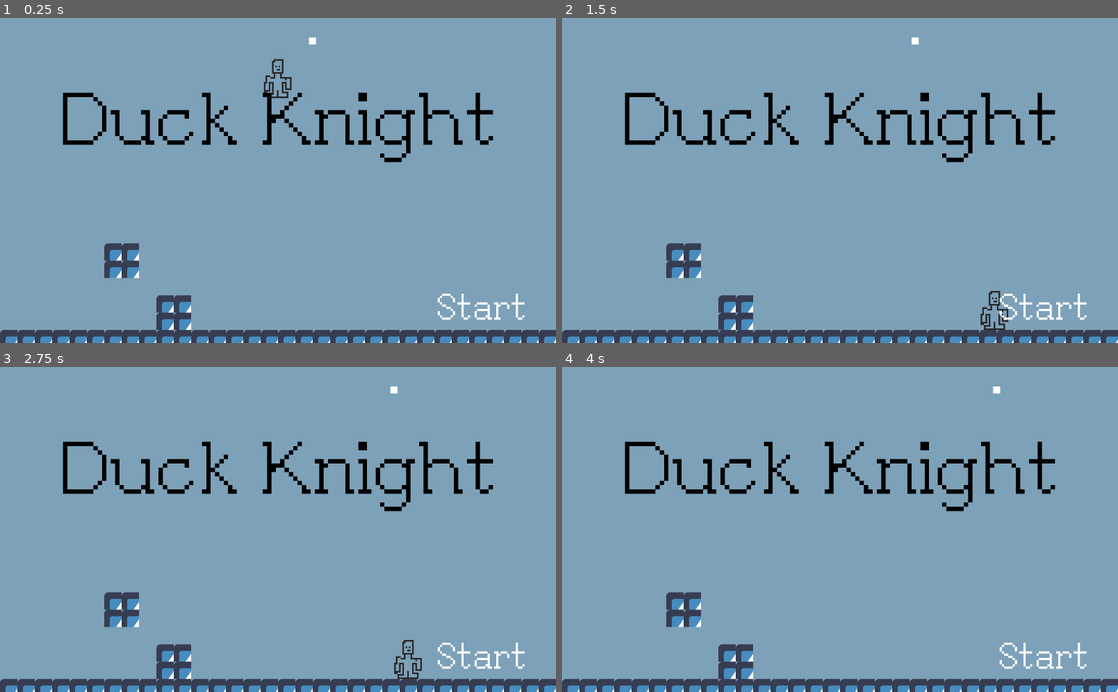
Above: before the commit, frames 1-4 (two rows, left to right).
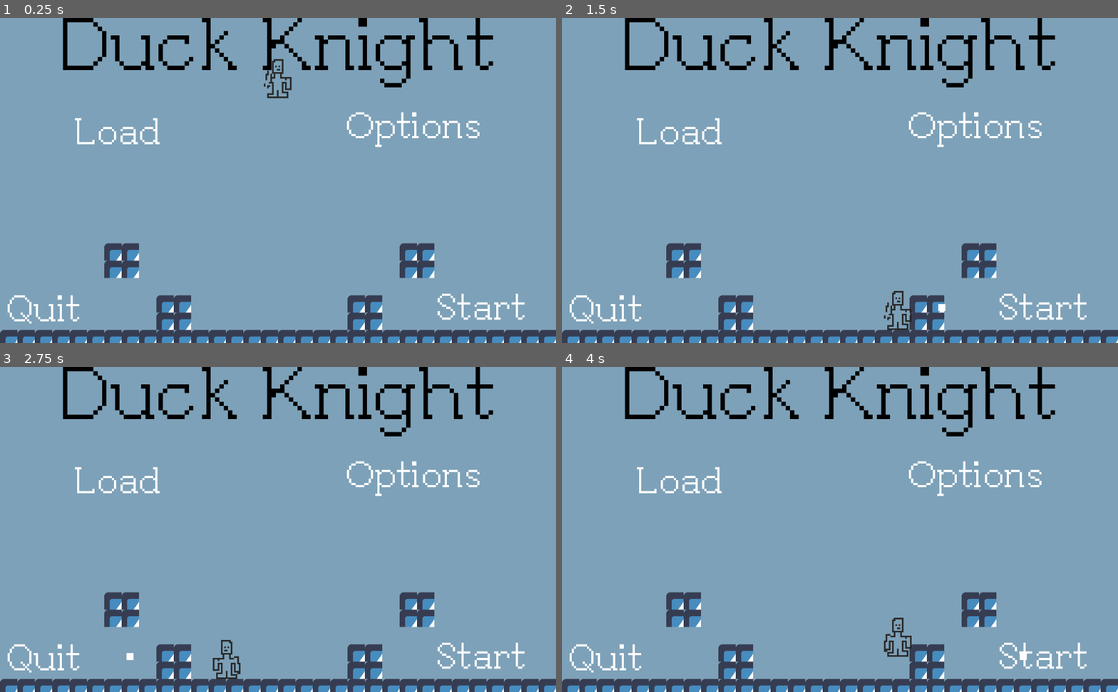
Above: after the commit, the same moments.

Repository: NicholasSurmava/game-jam-entry
Game: Godot game, scene res://src/Core/Levels/Demo/DemoLevel.tscn
Two runs of this game, one before a commit and one after it. Both use one fixed random seed, a clock stepped at 60 frames per second and the inputs below. The engine's default icon, where the game draws it, is replaced by a stand-in: a white triangle on a blue panel in a dark square.
Inputs:
- Up to frame 1 (0.25 s): no input
- Up to frame 2 (1.5 s): hold Right (right) from 0.53 s (still down); tap X (shoot) at 0.6, 1.35 s; tap Z (jump) at 0.77 s
- Up to frame 3 (2.75 s): tap Z (jump) at 1.52 s; release Right (right) at 2.03 s; hold A (left) from 2.03 s (still down); tap X (shoot) at 2.1 s
- Up to frame 4 (4 s): release A (left) at 2.78 s; hold Right (right) from 2.78 s (still down); tap X (shoot) at 2.85, 3.6 s; tap Z (jump) at 3.02, 3.77 s

The runs differ from the first frame. In frame 1, 7.9% of the frame differs, in the area x 1-89%, y 0-97%; in frame 2, 8.3%; in frame 3, 8.3%; in frame 4, 8.1%.

Commit message:
bullet direction and velocity

Diff:
--- a/game/src/Components/Bullet/Bullet.gd
+++ b/game/src/Components/Bullet/Bullet.gd
@@ -1,8 +1,13 @@
 extends Area2D
 
 var velocity = Vector2.ZERO
+var direction = Vector2(0,0)
 
-func _process(delta: float) -> void:
-	velocity.x = 1
+func _physics_process(delta: float) -> void:
+	velocity.x = direction.x * 10
 
 	global_position.x += velocity.x
+
+
+func _on_VisibilityNotifier2D_screen_exited() -> void:
+	queue_free()
--- a/game/src/Components/Bullet/Bullet.tscn
+++ b/game/src/Components/Bullet/Bullet.tscn
@@ -8,9 +8,6 @@
 [node name="Bullet" type="Area2D"]
 position = Vector2( 553.958, 36.0407 )
 script = ExtResource( 1 )
-__meta__ = {
-"_edit_group_": true
-}
 
 [node name="ColorRect" type="ColorRect" parent="."]
 margin_right = 13.0
@@ -22,3 +19,9 @@
 [node name="CollisionShape2D" type="CollisionShape2D" parent="."]
 position = Vector2( 6.5, 6.625 )
 shape = SubResource( 1 )
+
+[node name="VisibilityNotifier2D" type="VisibilityNotifier2D" parent="."]
+position = Vector2( 6.59081, 6.50735 )
+scale = Vector2( 0.657946, 0.632919 )
+
+[connection signal="screen_exited" from="VisibilityNotifier2D" to="." method="_on_VisibilityNotifier2D_screen_exited"]
--- a/game/src/Components/Player/Player.gd
+++ b/game/src/Components/Player/Player.gd
@@ -1,8 +1,10 @@
 extends KinematicBody2D
+
+const bulletPath = preload("res://src/Components/Bullet/Bullet.tscn")
 
 export (int) var SPEED = 300
 export (int) var GRAVITY = 2000
-export (int) var JUMP_FORCE = -800
+export (int) var JUMP_FORCE = -850
 
 var velocity = Vector2.ZERO
 
@@ -13,29 +15,38 @@
 	var direction = Vector2.ZERO
 
 	# get direction pressed, left or right.
-	direction = Input.get_action_strength("right") - Input.get_action_strength("left")
+	direction = sign(Input.get_action_strength("right") - Input.get_action_strength("left"))
 	velocity.x = direction * SPEED
-
-	if !is_on_floor():
-		velocity.y += GRAVITY * delta
 
 	if Input.is_action_just_pressed("jump"):
 		if is_on_floor():
 			velocity.y = JUMP_FORCE
 
-	# Jump cancel
 	if Input.is_action_just_released("jump"):
 		if velocity.y < -100:
 			velocity.y = -100
 
-	# Run (shift, triggers)
-
-#	print(velocity.y)
+	if direction > 0:
+		$AnimatedSprite.flip_h = false
+	elif direction <0:
+		$AnimatedSprite.flip_h = true
 
 	if Input.is_action_just_pressed("shoot"):
 		print("SHOOT")
 
-	move_and_slide(velocity, Vector2.UP)
+		var bullet = bulletPath.instance()
+		get_parent().add_child(bullet)
+		bullet.position = self.global_position
+
+		if $AnimatedSprite.flip_h == false:
+			bullet.direction.x = 1
+		else:
+			bullet.direction.x = -1
+
+
+	velocity.y += GRAVITY * delta
+
+	velocity = move_and_slide(velocity, Vector2.UP)
 
 
 func _on_Area2D_body_shape_entered(body_id: int, body: Node, body_shape: int, local_shape: int) -> void:
--- a/game/src/Components/Player/Player.tscn
+++ b/game/src/Components/Player/Player.tscn
@@ -4,24 +4,24 @@
 [ext_resource path="res://src/Components/Player/dancedancerevolutionsupernova2.png" type="Texture" id=2]
 [ext_resource path="res://assets/fonts/RaccoonSerif.tres" type="DynamicFont" id=3]
 
-[sub_resource type="AtlasTexture" id=2]
+[sub_resource type="AtlasTexture" id=1]
 atlas = ExtResource( 2 )
 region = Rect2( 0, 0, 32, 32 )
 
-[sub_resource type="AtlasTexture" id=3]
+[sub_resource type="AtlasTexture" id=2]
 atlas = ExtResource( 2 )
 region = Rect2( 32, 0, 32, 32 )
 
-[sub_resource type="AtlasTexture" id=4]
+[sub_resource type="AtlasTexture" id=3]
 atlas = ExtResource( 2 )
 region = Rect2( 64, 0, 32, 32 )
 
-[sub_resource type="SpriteFrames" id=6]
+[sub_resource type="SpriteFrames" id=4]
 animations = [ {
-"frames": [ SubResource( 2 ), SubResource( 3 ), SubResource( 4 ) ],
+"frames": [ SubResource( 1 ), SubResource( 2 ), SubResource( 3 ) ],
 "loop": true,
 "name": "default",
-"speed": 5.0
+"speed": 2.0
 } ]
 
 [sub_resource type="RectangleShape2D" id=5]
@@ -39,8 +39,8 @@
 }
 
 [node name="AnimatedSprite" type="AnimatedSprite" parent="."]
-frames = SubResource( 6 )
-frame = 2
+frames = SubResource( 4 )
+frame = 1
 playing = true
 
 [node name="CollisionShape2D" type="CollisionShape2D" parent="."]
--- a/game/src/Core/Levels/Demo/DemoLevel.tscn
+++ b/game/src/Core/Levels/Demo/DemoLevel.tscn
@@ -1,8 +1,7 @@
-[gd_scene load_steps=10 format=2]
+[gd_scene load_steps=9 format=2]
 
 [ext_resource path="res://src/Components/Player/Player.tscn" type="PackedScene" id=1]
 [ext_resource path="res://icon.png" type="Texture" id=2]
-[ext_resource path="res://src/Components/Bullet/Bullet.tscn" type="PackedScene" id=3]
 [ext_resource path="res://assets/fonts/RaccoonSerifText.ttf" type="DynamicFontData" id=4]
 
 [sub_resource type="ConvexPolygonShape2D" id=1]
@@ -58,7 +57,7 @@
 tile_set = SubResource( 2 )
 cell_size = Vector2( 32, 32 )
 format = 1
-tile_data = PoolIntArray( 851974, 0, 0, 851975, 0, 0, 917510, 0, 0, 917511, 0, 0, 1048585, 0, 0, 1048586, 0, 0, 1114121, 0, 0, 1114122, 0, 0, 1179648, 0, 0, 1179649, 0, 0, 11 …(463 unchanged characters)…
+tile_data = PoolIntArray( 851974, 0, 0, 851975, 0, 0, 851991, 0, 0, 851992, 0, 0, 917510, 0, 0, 917511, 0, 0, 917527, 0, 0, 917528, 0, 0, 1048585, 0, 0, 1048586, 0, 0, 1048596, 0, 0, 1048597, 0, 0, 1114121, 0, 0, 1114122, 0, 0, 1114132, 0, 0, 1114133, 0, 0, 1179648, 0, 0, 1179649, 0, 0, 11 …(463 unchanged characters)…
 
 [node name="Player" parent="." instance=ExtResource( 1 )]
 position = Vector2( 516.013, 33.4734 )
@@ -68,9 +67,8 @@
 anchor_left = 0.5
 anchor_right = 0.5
 margin_left = -404.0
-margin_top = 137.73
 margin_right = 404.0
-margin_bottom = 265.73
+margin_bottom = 128.0
 custom_fonts/font = SubResource( 3 )
 custom_colors/font_color = Color( 0, 0, 0, 1 )
 text = "Duck Knight"
@@ -99,6 +97,70 @@
 "_edit_use_anchors_": false
 }
 
-[node name="Bullet" parent="." instance=ExtResource( 3 )]
+[node name="Load" type="Area2D" parent="."]
+position = Vector2( 137.239, 244.829 )
+__meta__ = {
+"_edit_group_": true
+}
+
+[node name="CollisionShape2D" type="CollisionShape2D" parent="Load"]
+position = Vector2( 84.8528, -33.5875 )
+shape = SubResource( 4 )
+
+[node name="Label" type="Label" parent="Load"]
+margin_left = 1.125
+margin_top = -59.7818
+margin_right = 169.125
+margin_bottom = 4.2182
+custom_fonts/font = SubResource( 5 )
+text = "Load"
+__meta__ = {
+"_edit_use_anchors_": false
+}
+
+[node name="Quit" type="Area2D" parent="."]
+position = Vector2( 13.0985, 571.865 )
+__meta__ = {
+"_edit_group_": true
+}
+
+[node name="CollisionShape2D" type="CollisionShape2D" parent="Quit"]
+position = Vector2( 84.8528, -33.5875 )
+shape = SubResource( 4 )
+
+[node name="Label" type="Label" parent="Quit"]
+margin_left = 1.125
+margin_top = -59.7818
+margin_right = 169.125
+margin_bottom = 4.2182
+custom_fonts/font = SubResource( 5 )
+text = "Quit"
+__meta__ = {
+"_edit_use_anchors_": false
+}
+
+[node name="Quit2" type="Area2D" parent="."]
+position = Vector2( 637.979, 234.063 )
+__meta__ = {
+"_edit_group_": true
+}
+
+[node name="CollisionShape2D" type="CollisionShape2D" parent="Quit2"]
+position = Vector2( 84.8528, -33.5875 )
+shape = SubResource( 4 )
+
+[node name="Label" type="Label" parent="Quit2"]
+margin_left = 1.125
+margin_top = -59.7818
+margin_right = 169.125
+margin_bottom = 4.2182
+custom_fonts/font = SubResource( 5 )
+text = "Options"
+__meta__ = {
+"_edit_use_anchors_": false
+}
 
 [connection signal="body_shape_entered" from="Start" to="Player" method="_on_Area2D_body_shape_entered"]
+[connection signal="body_shape_entered" from="Load" to="Player" method="_on_Area2D_body_shape_entered"]
+[connection signal="body_shape_entered" from="Quit" to="Player" method="_on_Area2D_body_shape_entered"]
+[connection signal="body_shape_entered" from="Quit2" to="Player" method="_on_Area2D_body_shape_entered"]
